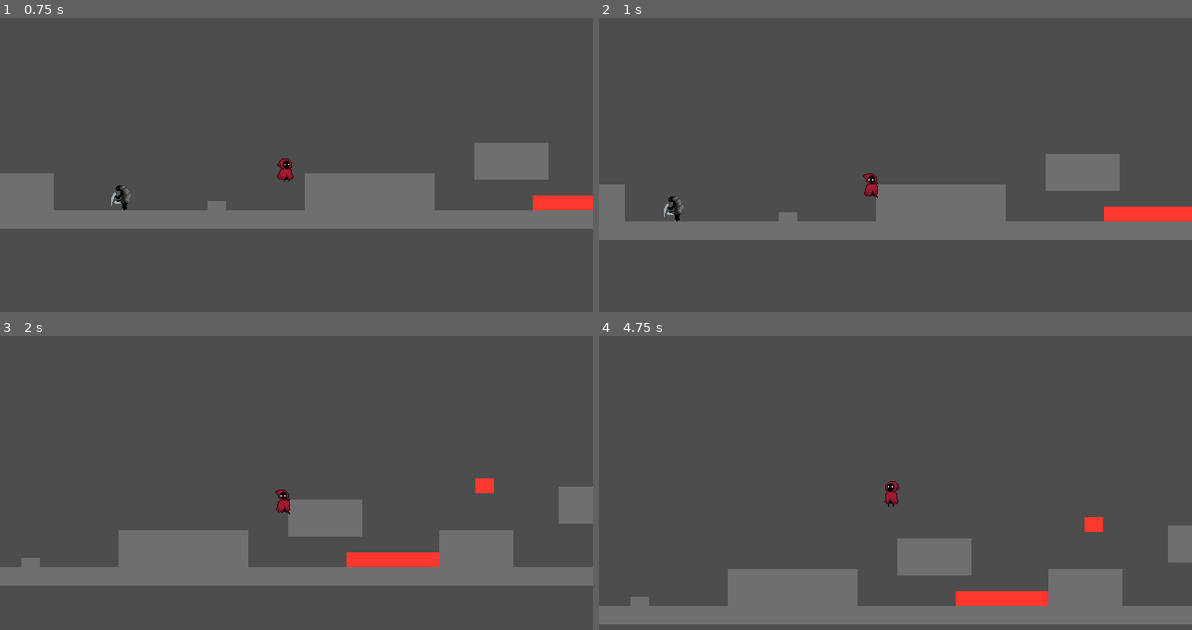
Above: before the commit, frames 1-4 (two rows, left to right).
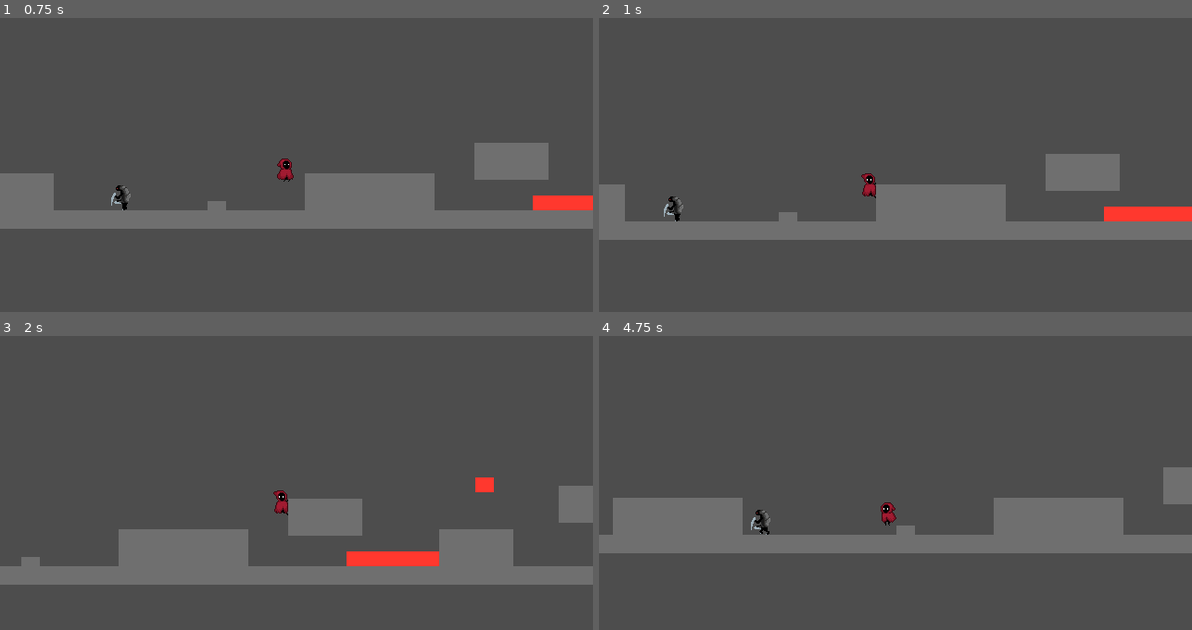
Above: after the commit, the same moments.

Repository: urboifox/platformer
Game: Godot game, scene res://scenes/game.tscn
The game is run twice, just before and just after one commit, with the same random seed, the same clock (stepped at 60 frames per second) and the same inputs.
Inputs:
- Up to frame 1 (0.75 s): hold Right (right) from 0.53 s (still down); tap Space (jump) at 0.6 s
- Up to frame 2 (1 s): keep holding Right (right); tap Space (jump) at 0.77 s
- Up to frame 3 (2 s): keep holding Right (right); tap Space (jump) at 1.07, 1.35, 1.52, 1.82 s
- Up to frame 4 (4.75 s): release Right (right) at 2.03 s; hold Left (left) 2.03-2.78 s; tap Space (jump) at 2.1, 2.85, 3.02, 3.32, 3.6, 3.77, 4.07, 4.35, 4.52 s; hold Right (right) 2.78-4.28 s; hold Left (left) from 4.28 s (still down)

Frame 1 is identical in both runs. In frame 2, 0.1% of the frame differs, in the area x 44-48%, y 52-62%; in frame 3, 0.9%; in frame 4, 25%, in the area x 0-100%, y 44-99%.

Commit message:
feat: add a wall check so the player falls while sliding if the wall ended

Diff:
--- a/scenes/player/player.gd
+++ b/scenes/player/player.gd
@@ -6,6 +6,7 @@
 @onready var camera: Camera2D = $Camera2D
 @onready var sprite: AnimatedSprite2D = $AnimatedSprite2D
 @onready var state_machine: StateMachine = $StateMachine
+@onready var wall_check: RayCast2D = $AnimatedSprite2D/WallCheck
 
 var hp: float
 var spawn_position: Vector2
--- a/scenes/player/player.tscn
+++ b/scenes/player/player.tscn
@@ -169,7 +169,7 @@
 
 [sub_resource type="AtlasTexture" id="AtlasTexture_7obkq"]
 atlas = ExtResource("1_8afob")
-region = Rect2(0, 288, 28, 32)
+region = Rect2(0, 288, 32, 32)
 
 [sub_resource type="SpriteFrames" id="SpriteFrames_x7p2l"]
 animations = [{
@@ -342,7 +342,7 @@
 }]
 
 [sub_resource type="RectangleShape2D" id="RectangleShape2D_5q8fn"]
-size = Vector2(16, 28)
+size = Vector2(14, 28)
 
 [sub_resource type="GDScript" id="GDScript_gx1jg"]
 script/source = "extends Area2D
@@ -365,11 +365,15 @@
 
 [node name="AnimatedSprite2D" type="AnimatedSprite2D" parent="." unique_id=49854906]
 sprite_frames = SubResource("SpriteFrames_x7p2l")
-animation = &"wall_slide"
-frame_progress = 0.17954327
+animation = &"jump"
+
+[node name="WallCheck" type="RayCast2D" parent="AnimatedSprite2D" unique_id=1137869890]
+position = Vector2(0, 12)
+target_position = Vector2(8, 0)
+collision_mask = 16
 
 [node name="CollisionShape2D" type="CollisionShape2D" parent="." unique_id=1919691850]
-position = Vector2(-1, 2)
+position = Vector2(0, 2)
 shape = SubResource("RectangleShape2D_5q8fn")
 
 [node name="Hurtbox" type="Area2D" parent="." unique_id=1239310450]
--- a/scenes/player/states/player_state_wall_slide.gd
+++ b/scenes/player/states/player_state_wall_slide.gd
@@ -15,6 +15,9 @@
 	if not player.is_on_wall():
 		return state_machine.transition("Fall")
 
+	if not player.wall_check.is_colliding():
+		return state_machine.transition("Fall")
+
 	if Input.is_action_just_pressed("jump"):
 		return state_machine.transition("Jump")
 
